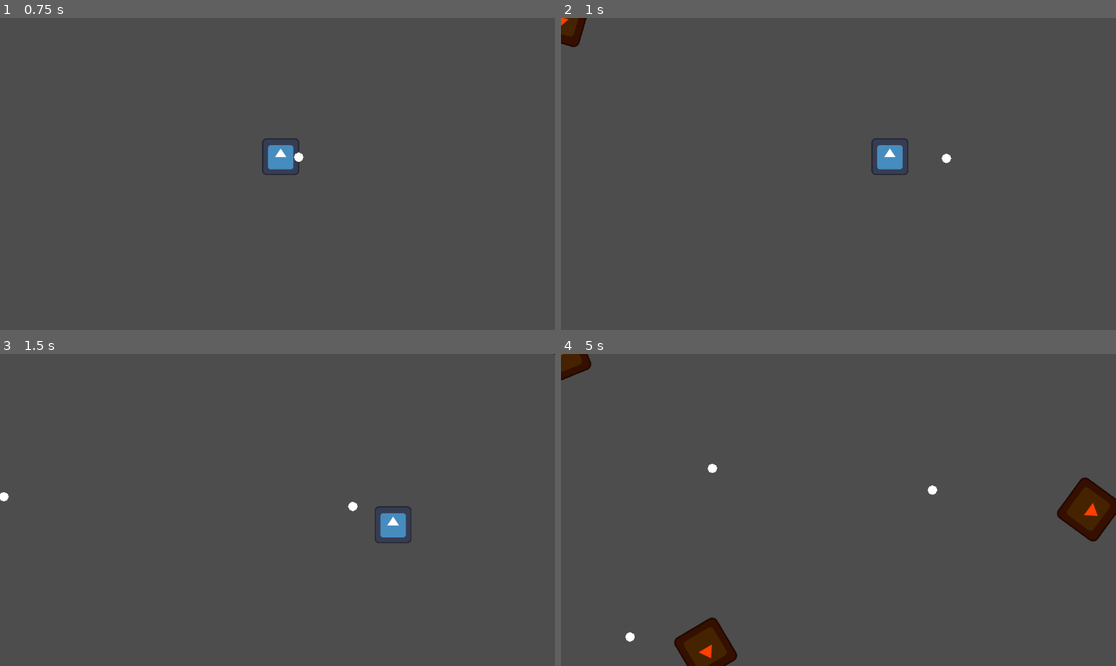
Above: before the commit, frames 1-4 (two rows, left to right).
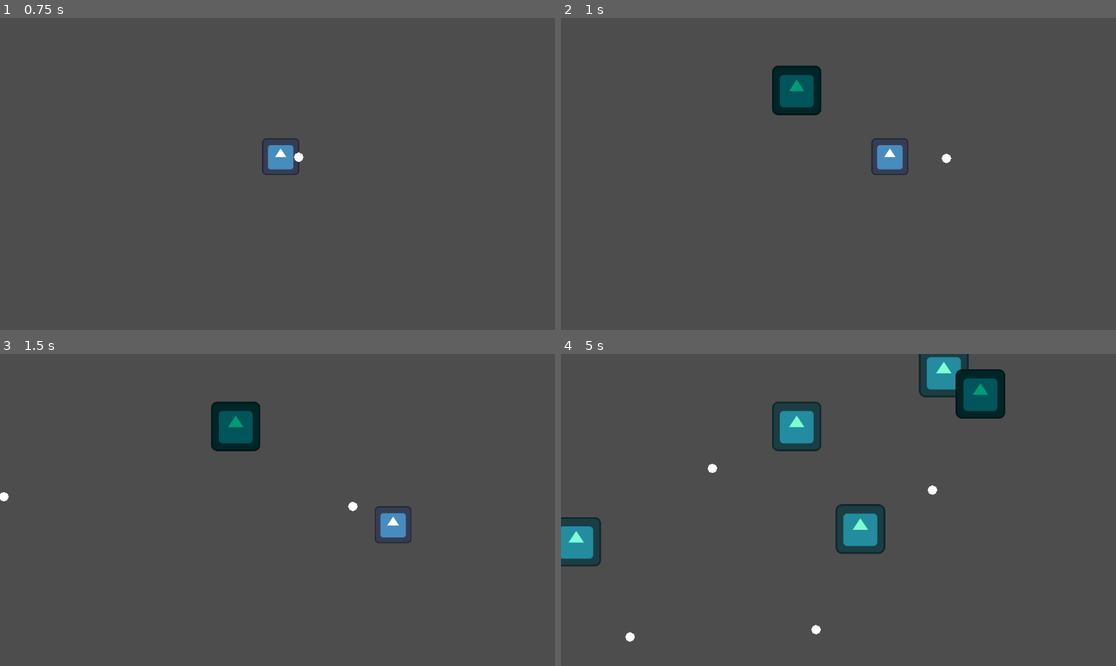
Above: after the commit, the same moments.

Repository: BriarLeaves/gun-wizard-loop-game
Game: Godot game, scene res://room.tscn
The game is run twice, just before and just after one commit, with the same random seed, the same clock (stepped at 60 frames per second) and the same inputs. The engine's default icon, where the game draws it, is replaced by a stand-in: a white triangle on a blue panel in a dark square.
Inputs (mouse positions are in pixels of both pictures, inside the frame that each line leads up to):
- Up to frame 1 (0.75 s): tap Enter at 0.5 s; move the mouse to (399, 158) at 0.52 s; hold D (move_right) from 0.53 s (still down); click (399, 158) at 0.6 s
- Up to frame 2 (1 s): keep holding D (move_right)
- Up to frame 3 (1.5 s): move the mouse to (166, 525) at 1.27 s; release D (move_right) at 1.28 s; hold S (move_down) from 1.28 s (still down); click (166, 525) at 1.35 s
- Up to frame 4 (5 s): move the mouse to (894, 441) at 2.02 s; release S (move_down) at 2.03 s; hold D (move_right) 2.03-2.78 s; click (894, 441) at 2.1 s; move the mouse to (810, 572) at 2.77 s; hold W (move_up) 2.78-3.53 s; click (810, 572) at 2.85 s; move the mouse to (1005, 556) at 3.52 s; hold A (move_left) from 3.53 s (still down); click (1005, 556) at 3.6 s; move the mouse to (672, 463) at 4.27 s; click (672, 463) at 4.35 s

Frame 1 is identical in both runs. In frame 2, 1.8% of the frame differs, in the area x 0-47%, y 0-32%; in frame 3, 1.4%; in frame 4, 9.3%, in the area x 0-100%, y 0-100%.

Commit message:
Created Seeking and Digging Enemies

Diff:
--- /dev/null
+++ b/gun-wizard-loop-game/digging_enemy.gd
@@ -0,0 +1,20 @@
+extends Enemy
+
+var speed: float = 300
+var direction_vector: Vector2 = Vector2.ZERO
+@onready var player = get_node("../Player")
+
+func _ready():
+	pass
+
+func _physics_process(delta):
+	move_and_slide()
+	screen_wrap()
+
+func initialize(start_position):
+	position = start_position
+	#get_node("CollisionShape2D").set_deferred("disabled", true)
+
+
+func _on_timer_timeout() -> void:
+	$Sprite2D.modulate = Color.AQUAMARINE
--- /dev/null
+++ b/gun-wizard-loop-game/digging_enemy.tscn
@@ -0,0 +1,35 @@
+[gd_scene load_steps=5 format=3 uid="uid://b0gosr6n3cbhe"]
+
+[ext_resource type="Texture2D" uid="uid://bdser5gbm7t4d" path="res://icon.svg" id="1_83car"]
+[ext_resource type="Script" uid="uid://btuq35rnewb1m" path="res://digging_enemy.gd" id="1_ie1jh"]
+
+[sub_resource type="RectangleShape2D" id="RectangleShape2D_u1sa8"]
+
+[sub_resource type="RectangleShape2D" id="RectangleShape2D_eraac"]
+size = Vector2(100, 100)
+
+[node name="DiggingEnemy" type="CharacterBody2D"]
+collision_layer = 4
+collision_mask = 2
+script = ExtResource("1_ie1jh")
+
+[node name="Sprite2D" type="Sprite2D" parent="."]
+modulate = Color(0, 0.607401, 0.473816, 1)
+scale = Vector2(0.8, 0.8)
+texture = ExtResource("1_83car")
+
+[node name="CollisionShape2D" type="CollisionShape2D" parent="."]
+shape = SubResource("RectangleShape2D_u1sa8")
+
+[node name="Area2D" type="Area2D" parent="."]
+collision_layer = 4
+collision_mask = 2
+
+[node name="BulletCollider" type="CollisionShape2D" parent="Area2D"]
+shape = SubResource("RectangleShape2D_eraac")
+debug_color = Color(0.444718, 0.452345, 1, 0.42)
+
+[node name="Timer" type="Timer" parent="."]
+autostart = true
+
+[connection signal="timeout" from="Timer" to="." method="_on_timer_timeout"]
--- a/gun-wizard-loop-game/enemy.gd
+++ b/gun-wizard-loop-game/enemy.gd
@@ -17,3 +17,8 @@
 func screen_wrap():
 	position.x = wrapf(position.x, -90, screen_size.x + 90)
 	position.y = wrapf(position.y, -90, screen_size.y + 90)
+
+func _on_area_2d_area_entered(area: Area2D) -> void:
+	for obj in $Area2D.get_overlapping_areas():
+		obj.queue_free()
+		queue_free()
--- a/gun-wizard-loop-game/enemy_spawner.gd
+++ b/gun-wizard-loop-game/enemy_spawner.gd
@@ -1,11 +1,15 @@
-extends Node
+extends Node2D
 
 @export var enemies: Array[PackedScene]
 var current_enemies: Array[PackedScene]
 
+@onready var screen_size: Vector2 = get_viewport_rect().size
+
 # Called when the node enters the scene tree for the first time.
 func _ready() -> void:
 	current_enemies.append(enemies[0])
+	#current_enemies.append(enemies[1])
+	current_enemies.append(enemies[2])
 
 # Called every frame. 'delta' is the elapsed time since the prwevious frame.
 func _process(delta: float) -> void:
@@ -14,10 +18,12 @@
 func _on_timer_timeout() -> void:
 	var enemy = current_enemies.pick_random().instantiate()
 
-	var enemy_spawn_location = get_node("SpawnPath/SpawnLocation")
-	enemy_spawn_location.progress_ratio = randf()
-	print(enemy_spawn_location.progress_ratio)
+	if enemy == current_enemies[0] || enemy == current_enemies[1]:
+		var enemy_spawn_location = get_node("SpawnPath/SpawnLocation")
+		enemy_spawn_location.progress_ratio = randf()
 
-	enemy.initialize()
-
+		enemy.initialize(enemy_spawn_location.position)
+	else:
+		var enemy_spawn_location = Vector2(randf_range(0, screen_size.x), randf_range(0, screen_size.y))
+		enemy.initialize(enemy_spawn_location)
 	add_child(enemy)
--- a/gun-wizard-loop-game/moving_enemy.gd
+++ b/gun-wizard-loop-game/moving_enemy.gd
@@ -10,14 +10,9 @@
 	move_and_slide()
 	screen_wrap()
 
-func initialize():
+func initialize(start_position):
+	position = start_position
 	var random_direction = Vector2(randf_range(-1.0, 1.0), randf_range(-1.0, 1.0)).normalized()
 	look_at(random_direction)
 
 	velocity = random_direction * speed
-
-
-func _on_area_2d_area_entered(area: Area2D) -> void:
-	for obj in $Area2D.get_overlapping_areas():
-		obj.queue_free()
-		queue_free()
--- a/gun-wizard-loop-game/room.tscn
+++ b/gun-wizard-loop-game/room.tscn
@@ -1,9 +1,11 @@
-[gd_scene load_steps=7 format=3 uid="uid://6gey8ieo7rlf"]
+[gd_scene load_steps=9 format=3 uid="uid://6gey8ieo7rlf"]
 
 [ext_resource type="PackedScene" uid="uid://i6n47d8uj3a8" path="res://player_character.tscn" id="1_88gup"]
 [ext_resource type="PackedScene" uid="uid://dhdp3qnxwlh5h" path="res://moving_enemy.tscn" id="2_4o3f6"]
 [ext_resource type="Script" uid="uid://dutfqa6xv3364" path="res://bullet_manager.gd" id="2_bisa2"]
+[ext_resource type="PackedScene" uid="uid://chs22785iih0f" path="res://seeking_enemy.tscn" id="3_ka7wq"]
 [ext_resource type="Script" uid="uid://cct7dhqh8jhx8" path="res://enemy_spawner.gd" id="4_v5vuv"]
+[ext_resource type="PackedScene" uid="uid://b0gosr6n3cbhe" path="res://digging_enemy.tscn" id="4_x5k2b"]
 
 [sub_resource type="Curve2D" id="Curve2D_ka7wq"]
 _data = {
@@ -17,7 +19,7 @@
 
 [node name="Node2D" type="Node2D"]
 script = ExtResource("4_v5vuv")
-enemies = Array[PackedScene]([ExtResource("2_4o3f6")])
+enemies = Array[PackedScene]([ExtResource("2_4o3f6"), ExtResource("3_ka7wq"), ExtResource("4_x5k2b")])
 
 [node name="Player" parent="." instance=ExtResource("1_88gup")]
 position = Vector2(516, 288)
--- /dev/null
+++ b/gun-wizard-loop-game/seeking_enemy.gd
@@ -0,0 +1,17 @@
+extends Enemy
+
+var speed: float = 300
+var direction_vector: Vector2 = Vector2.ZERO
+@onready var player = get_node("../Player")
+
+func _ready():
+	pass
+
+func _physics_process(delta):
+	direction_vector = (player.position - position).normalized()
+	velocity = direction_vector * speed
+	move_and_slide()
+	screen_wrap()
+
+func initialize(start_position):
+	position = start_position
--- /dev/null
+++ b/gun-wizard-loop-game/seeking_enemy.tscn
@@ -0,0 +1,30 @@
+[gd_scene load_steps=5 format=3 uid="uid://chs22785iih0f"]
+
+[ext_resource type="Texture2D" uid="uid://bdser5gbm7t4d" path="res://icon.svg" id="1_c6pay"]
+[ext_resource type="Script" uid="uid://bya40tf0uuilj" path="res://seeking_enemy.gd" id="1_u1sa8"]
+
+[sub_resource type="RectangleShape2D" id="RectangleShape2D_u1sa8"]
+
+[sub_resource type="RectangleShape2D" id="RectangleShape2D_eraac"]
+size = Vector2(100, 100)
+
+[node name="seeking_enemy" type="CharacterBody2D"]
+collision_layer = 4
+collision_mask = 2
+script = ExtResource("1_u1sa8")
+
+[node name="Sprite2D" type="Sprite2D" parent="."]
+modulate = Color(0.857448, 0.00026934, 0.777571, 1)
+scale = Vector2(0.8, 0.8)
+texture = ExtResource("1_c6pay")
+
+[node name="CollisionShape2D" type="CollisionShape2D" parent="."]
+shape = SubResource("RectangleShape2D_u1sa8")
+
+[node name="Area2D" type="Area2D" parent="."]
+collision_layer = 4
+collision_mask = 2
+
+[node name="BulletCollider" type="CollisionShape2D" parent="Area2D"]
+shape = SubResource("RectangleShape2D_eraac")
+debug_color = Color(0.444718, 0.452345, 1, 0.42)
Not shown, added: gun-wizard-loop-game/digging_enemy.gd.uid
Not shown, added: gun-wizard-loop-game/seeking_enemy.gd.uid
